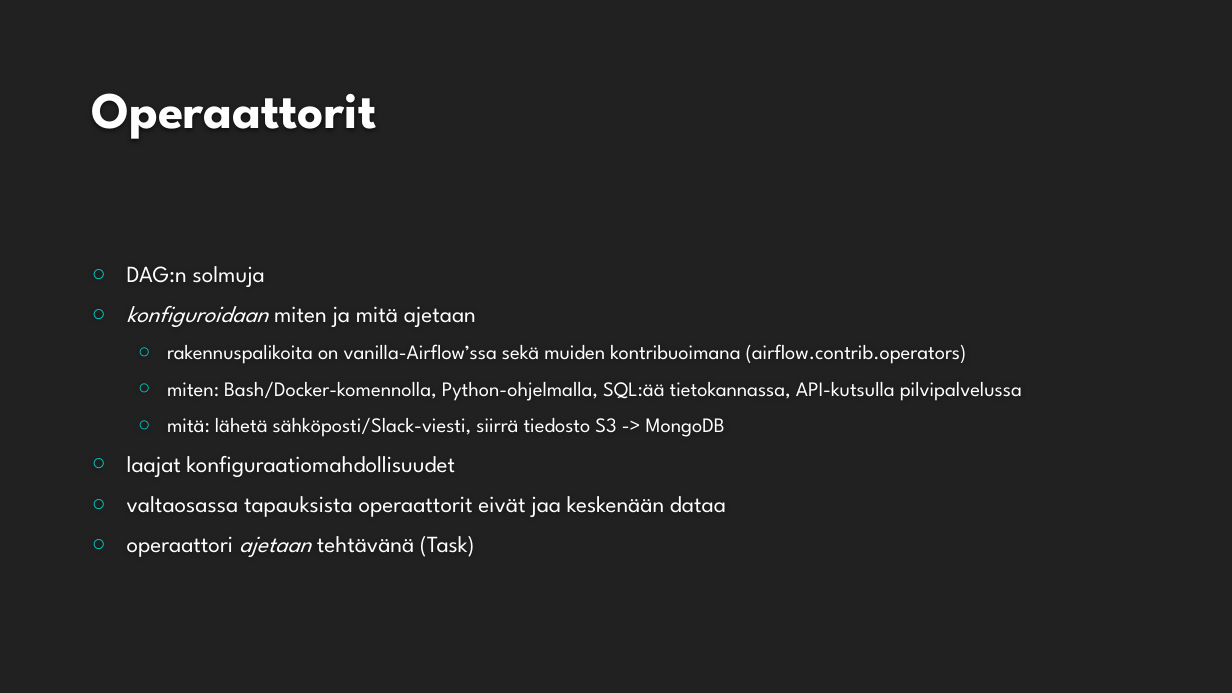
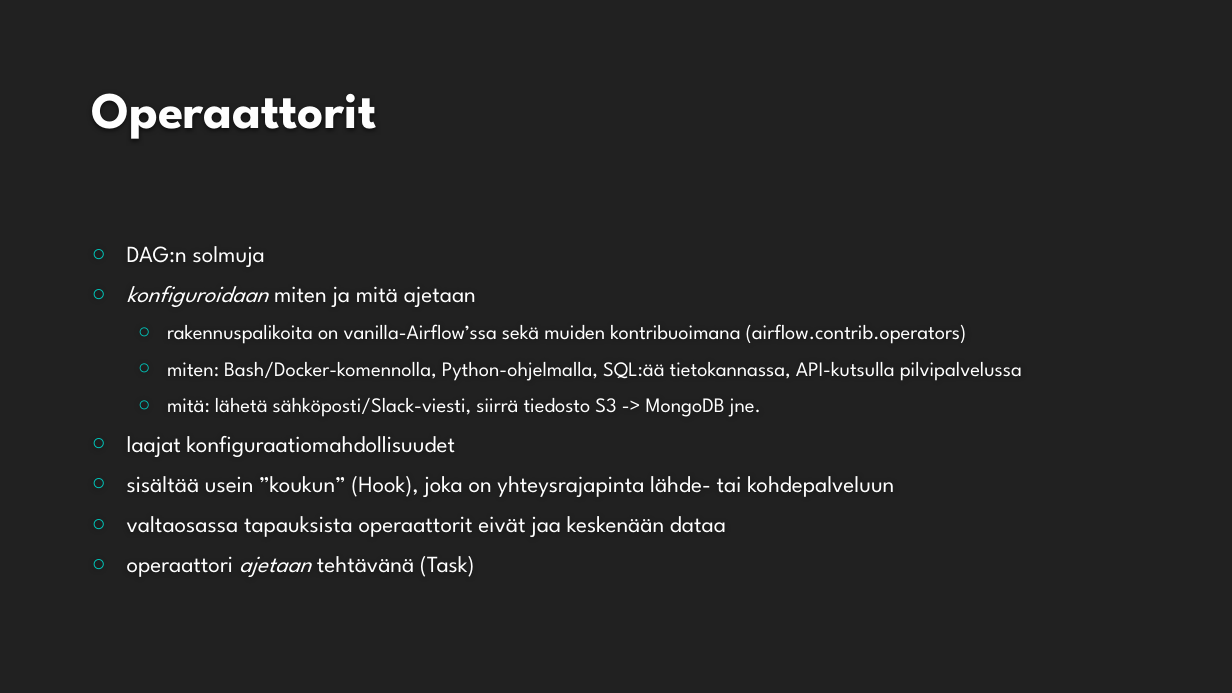
Before and after one commit to mremes/airflow-koulutus, a slide deck: slide 15 of presentation/Airflow_koulutus.pptx (slide 13 before the commit). Drawn at 1232x693 pixels with LibreOffice and Linux fonts; fonts in the diff are those of the drawing; background and template pictures are left out. Boxes give left, top, right and bottom in pixels: in the first picture for what was removed or moved away, otherwise in the second. Text is boxed around its words. In the diff, an @@ line names an element or a change of style, - is before the commit and + after.

```diff
--- a/presentation/Airflow_koulutus.pptx
+++ b/presentation/Airflow_koulutus.pptx
@@ text at (167,398,761,417): text changed @@
-  ○ mitä: lähetä sähköposti/Slack-viesti, siirrä tiedosto S3 -> MongoDB
+  ○ mitä: lähetä sähköposti/Slack-viesti, siirrä tiedosto S3 -> MongoDB jne.
@@ text at (127,476,894,497): paragraph added @@
+○ sisältää usein ”koukun” (Hook), joka on yhteysrajapinta lähde- tai kohdepalveluun
```
Also in this commit, not shown: 6 other slides changed, 5 slides added.
